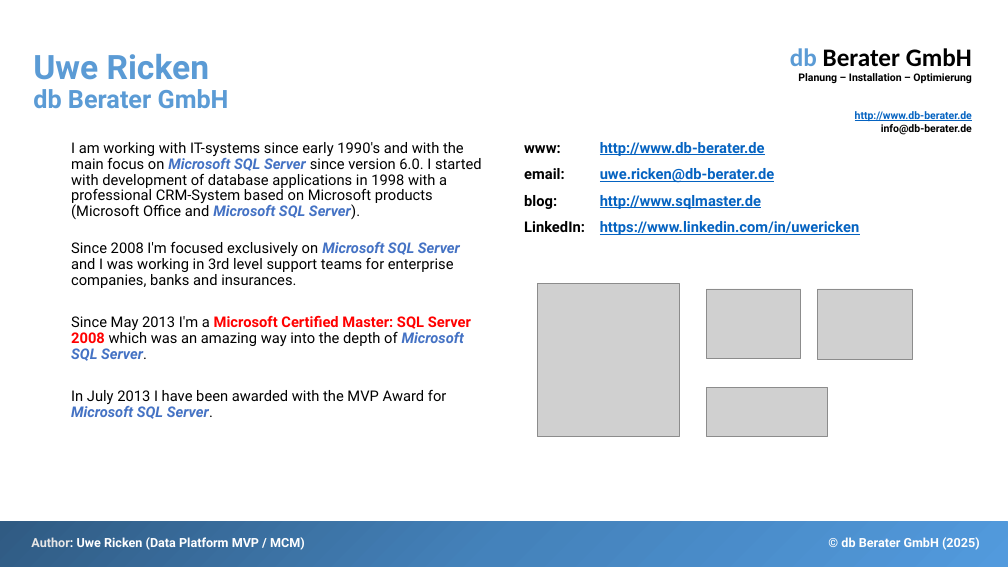
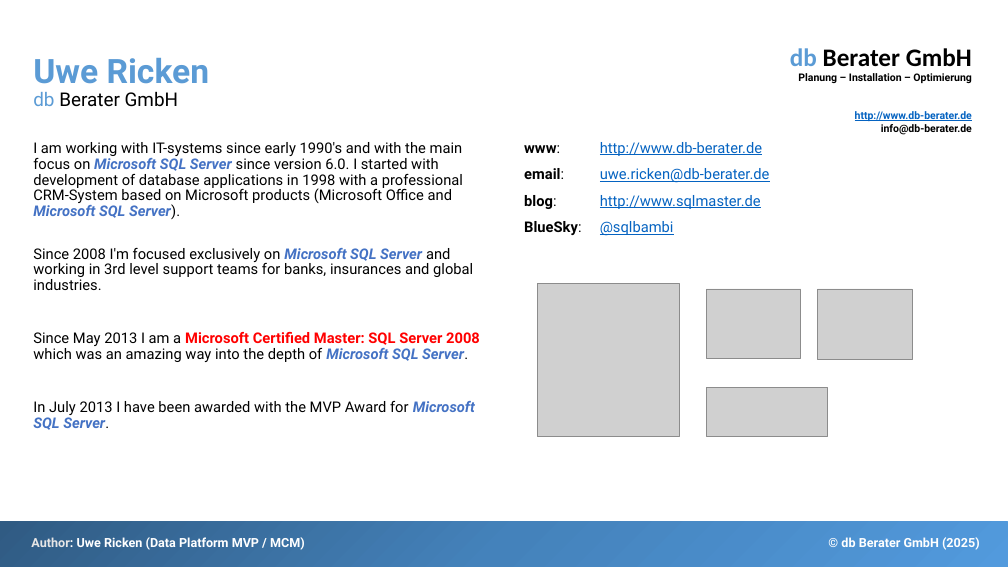
Before and after one commit to db-berater/Debunk-Myths-about-CTE, a slide deck: slide 3 of 01 - Documents and Preparation/Debunk Myths About CTE.pptx (slide 2 before the commit). Drawn at 1008x567 pixels with LibreOffice and Linux fonts; fonts in the diff are those of the drawing; grey boxes stand for pictures. Boxes give left, top, right and bottom in pixels: in the first picture for what was removed or moved away, otherwise in the second. Text is boxed around its words. In the diff, an @@ line names an element or a change of style, - is before the commit and + after.

```diff
--- a/01 - Documents and Preparation/Debunk Myths About CTE.pptx
+++ b/01 - Documents and Preparation/Debunk Myths About CTE.pptx
@@ title "Uwe Ricken db Berater GmbH" at bbox=[33, 58, 209, 107]: size 24 to 18 pt, bold off in "db Berater GmbH"; text colour #5B9BD5 to #000000 in "Berater GmbH" @@
@@ text at bbox=[33, 142, 475, 430]: list level 2 to 1 in "I am working with IT-systems ..."; list level 2 to 1 in "In July 2013 I have ..." @@
@@ text at bbox=[524, 142, 770, 209]: bold off in "www: http://www.db-berater.de", "email: uwe.ricken@db-berater.de", "blog: http://www.sqlmaster.de" @@
@@ text at bbox=[524, 221, 674, 236]: text changed; bold off @@
-LinkedIn: https://www.linkedin.com/in/uwericken
+BlueSky: @sqlbambi
@@ text at bbox=[33, 248, 480, 362]: text changed @@
-  Since 2008 I'm focused exclusively on Microsoft SQL Server and I was working in 3rd level support teams for enterprise companies, banks and insurances.
-  Since May 2013 I'm a Microsoft Certified Master: SQL Server 2008 which was an amazing way into the depth of Microsoft SQL Server.
+Since 2008 I'm focused exclusively on Microsoft SQL Server and working in 3rd level support teams for banks, insurances and global industries.
+Since May 2013 I am a Microsoft Certified Master: SQL Server 2008 which was an amazing way into the depth of Microsoft SQL Server.
```
Also in this commit, not shown: 1 other slide changed, 23 slides added, 16 other files.
